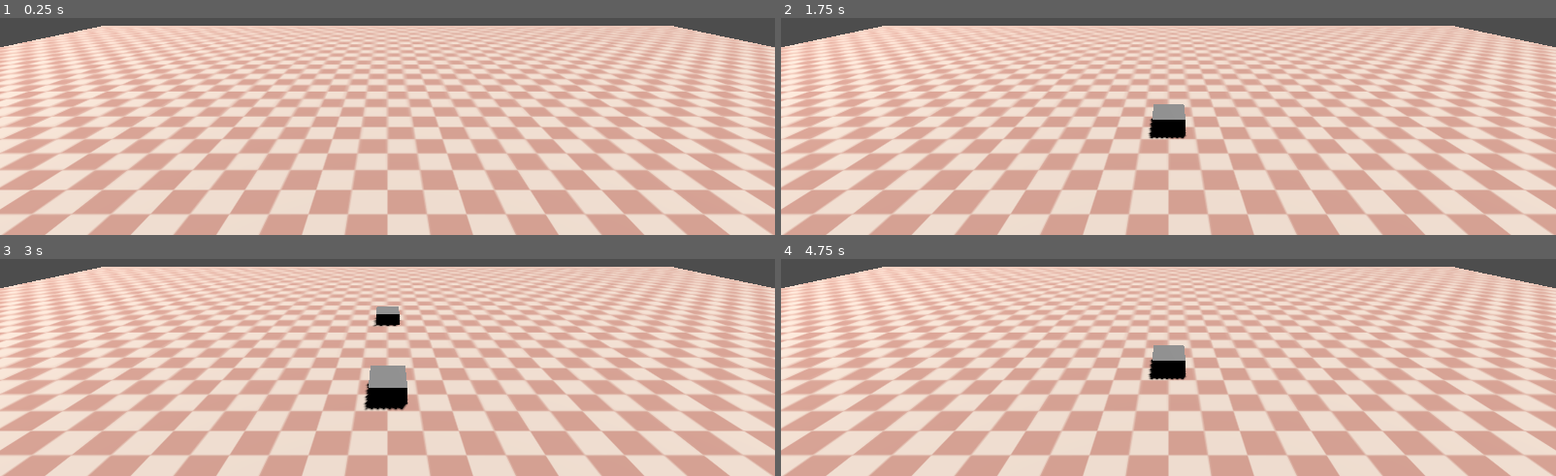
Above: before the commit, frames 1-4 (two rows, left to right).
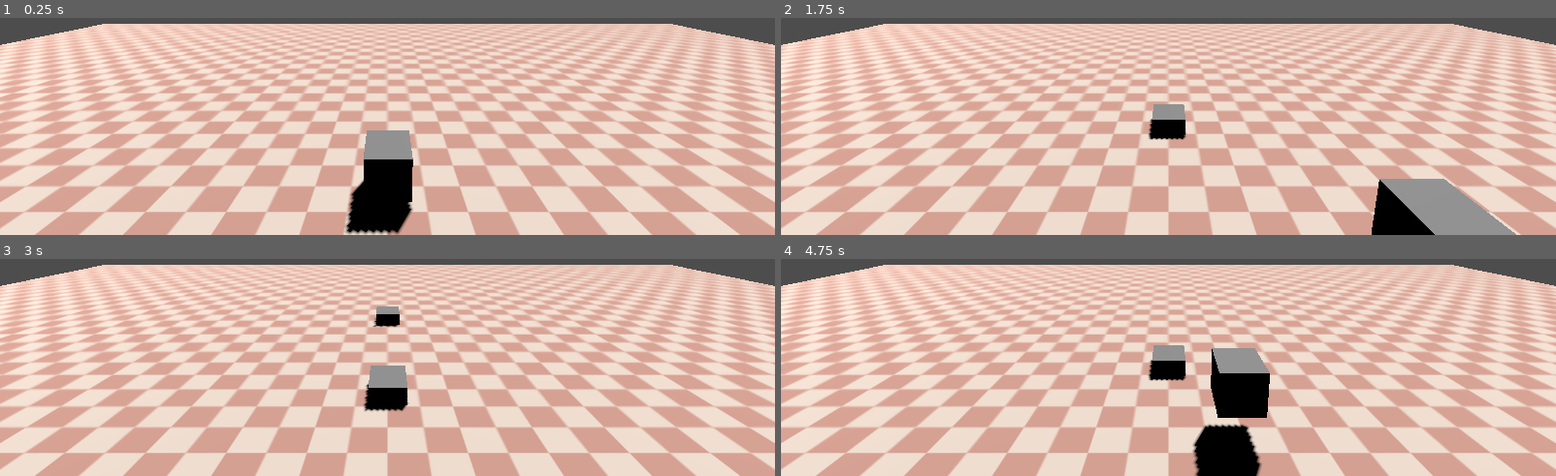
Above: after the commit, the same moments.

Repository: edot9241/godot-tests
Game: Godot game, scene res://world.tscn
Two runs of this game, one before a commit and one after it. Both use one fixed random seed, a clock stepped at 60 frames per second and the inputs below.
Inputs:
- Up to frame 1 (0.25 s): no input
- Up to frame 2 (1.75 s): tap Enter (ui_accept) at 0.5, 0.77, 1.52 s; hold Right (ui_right) 0.53-1.28 s; hold Down (ui_down) from 1.28 s (still down)
- Up to frame 3 (3 s): release Down (ui_down) at 2.03 s; hold Right (ui_right) 2.03-2.78 s; hold Up (ui_up) from 2.78 s (still down)
- Up to frame 4 (4.75 s): tap Enter (ui_accept) at 3.02, 3.77, 4.52 s; release Up (ui_up) at 3.53 s; hold Left (ui_left) from 3.53 s (still down)

The runs differ from the first frame. In frame 1, 55% of the frame differs, in the area x 0-100%, y 2-100%; in frame 2, 55%; in frame 3, 54%; in frame 4, 55%.

Commit message:
world now using correct mesh/collider scaling

Diff:
--- a/world.tscn
+++ b/world.tscn
@@ -1,13 +1,18 @@
-[gd_scene load_steps=5 format=3 uid="uid://c3mvu74nj15k2"]
+[gd_scene load_steps=7 format=3 uid="uid://c3mvu74nj15k2"]
 
 [ext_resource type="Script" path="res://world.gd" id="1_s4o40"]
 [ext_resource type="Texture2D" uid="uid://dkrfc8jsaimyh" path="res://pattern_checkerboard.png" id="2_xp23p"]
+[ext_resource type="PackedScene" uid="uid://bxx53bapa8fm4" path="res://player/player.tscn" id="3_mcd2n"]
 
 [sub_resource type="StandardMaterial3D" id="StandardMaterial3D_2dy04"]
 albedo_texture = ExtResource("2_xp23p")
 uv1_scale = Vector3(5, 2, 3)
 
 [sub_resource type="BoxMesh" id="BoxMesh_q8ru1"]
+size = Vector3(50, 0, 25)
+
+[sub_resource type="BoxShape3D" id="BoxShape3D_frit8"]
+size = Vector3(50, 0, 25)
 
 [node name="World" type="Node3D"]
 script = ExtResource("1_s4o40")
@@ -16,11 +21,6 @@
 transform = Transform3D(-0.866025, -0.433013, 0.25, 0, 0.5, 0.866025, -0.5, 0.75, -0.433013, 0, 0, 0)
 shadow_enabled = true
 
-[node name="Ground" type="MeshInstance3D" parent="."]
-transform = Transform3D(48.3438, 0, 0, 0, 0.0398848, 0, 0, 0, 22.9688, -0.0113312, 0, 0)
-material_override = SubResource("StandardMaterial3D_2dy04")
-mesh = SubResource("BoxMesh_q8ru1")
-
 [node name="Camera3D" type="Camera3D" parent="."]
 transform = Transform3D(1, 0, 0, 0, 0.984106, 0.177583, 0, -0.177583, 0.984106, -0.0113312, 5, 12)
 
@@ -28,3 +28,17 @@
 autostart = true
 
 [node name="Obstacles" type="Node3D" parent="."]
+
+[node name="Player" parent="." instance=ExtResource("3_mcd2n")]
+transform = Transform3D(1, 0, 0, 0, 1, 0, 0, 0, 1, 0, 1, 6.37589)
+
+[node name="Ground" type="StaticBody3D" parent="."]
+
+[node name="GroundMesh" type="MeshInstance3D" parent="Ground"]
+transform = Transform3D(1, 0, 0, 0, 1, 0, 0, 0, 1, -0.0113312, 0, 0)
+material_override = SubResource("StandardMaterial3D_2dy04")
+mesh = SubResource("BoxMesh_q8ru1")
+skeleton = NodePath("../..")
+
+[node name="CollisionShape3D" type="CollisionShape3D" parent="Ground"]
+shape = SubResource("BoxShape3D_frit8")
